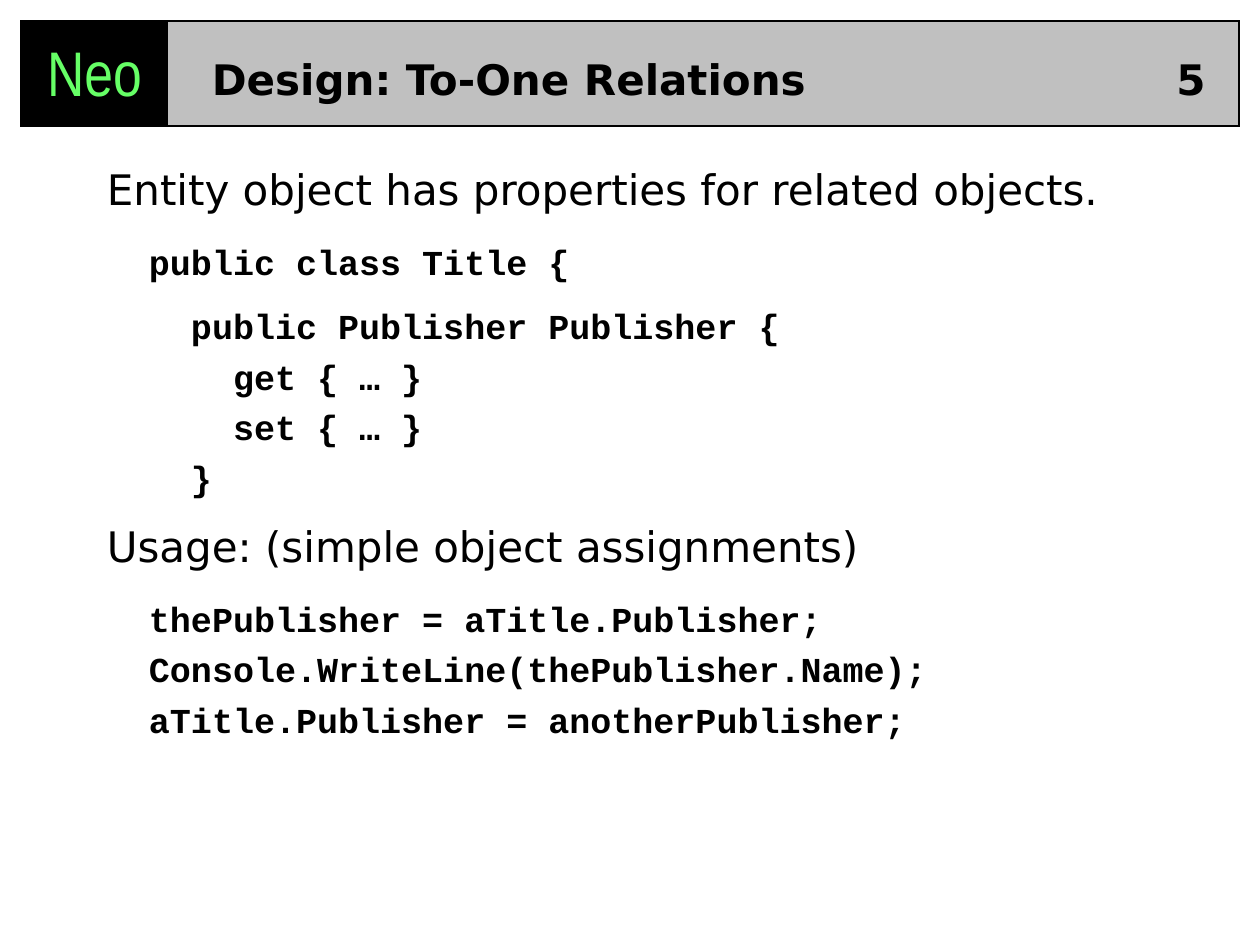
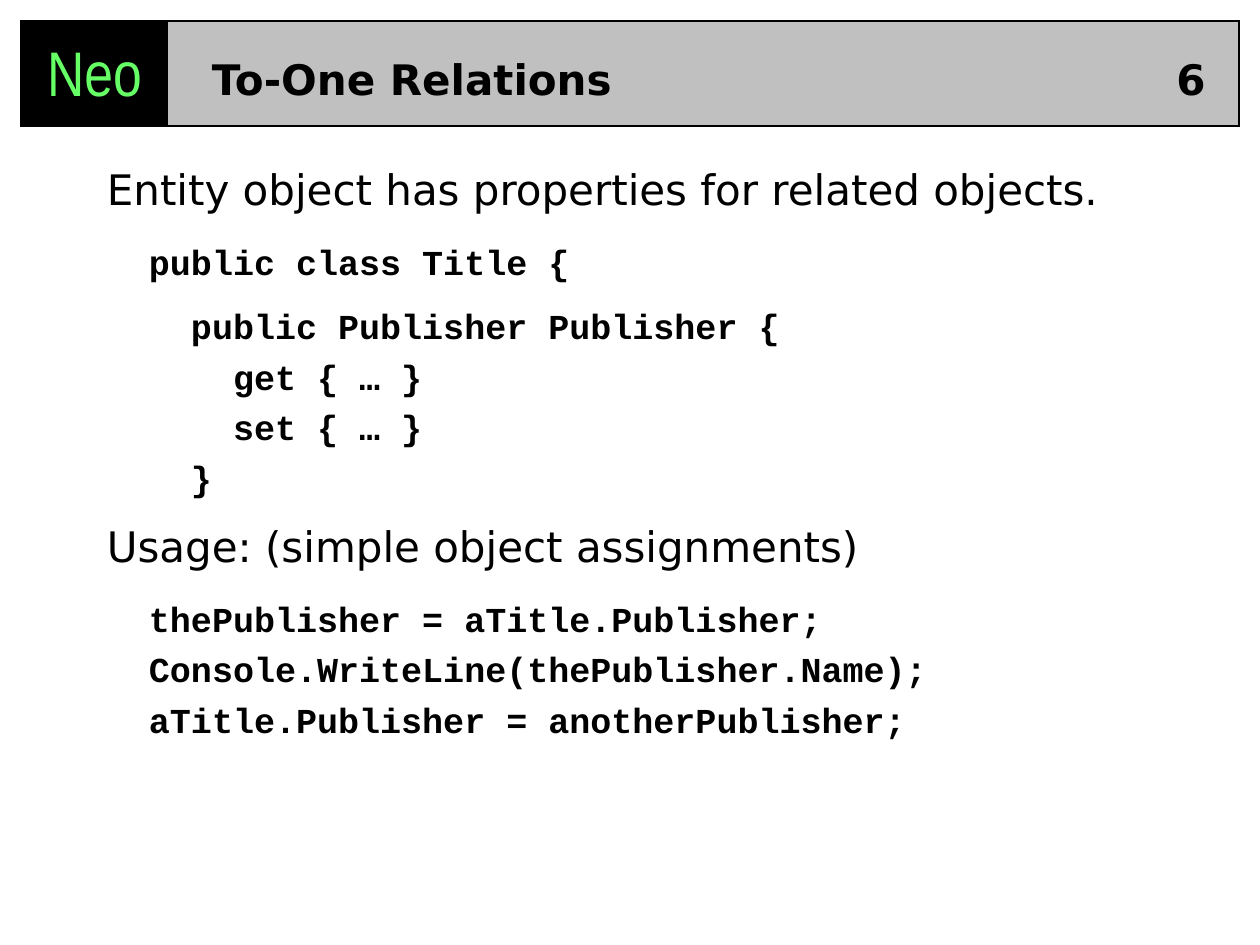
Before and after one commit to codehaus/neo, a slide deck: slide 6 of neo/docs/Neo_DesignGoals.ppt (slide 5 before the commit). Drawn at 1260x945 pixels with LibreOffice and Linux fonts; fonts in the diff are those of the drawing. Boxes give left, top, right and bottom in pixels: in the first picture for what was removed or moved away, otherwise in the second. Text is boxed around its words. In the diff, an @@ line names an element or a change of style, - is before the commit and + after.

```diff
--- a/neo/docs/Neo_DesignGoals.ppt
+++ b/neo/docs/Neo_DesignGoals.ppt
@@ title at [212, 63, 612, 96]: text changed @@
-Design: To-One Relations
+To-One Relations
@@ page number at [1176, 64, 1205, 96]: text changed @@
-5
+6
```
Also in this commit, not shown: 12 other slides changed, 1 slide added, 5 other files.
